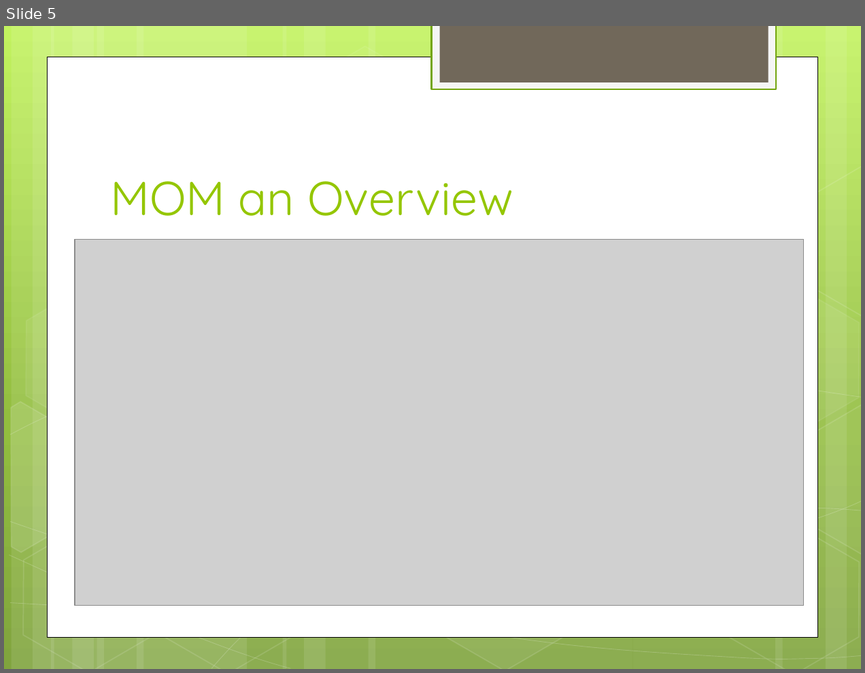
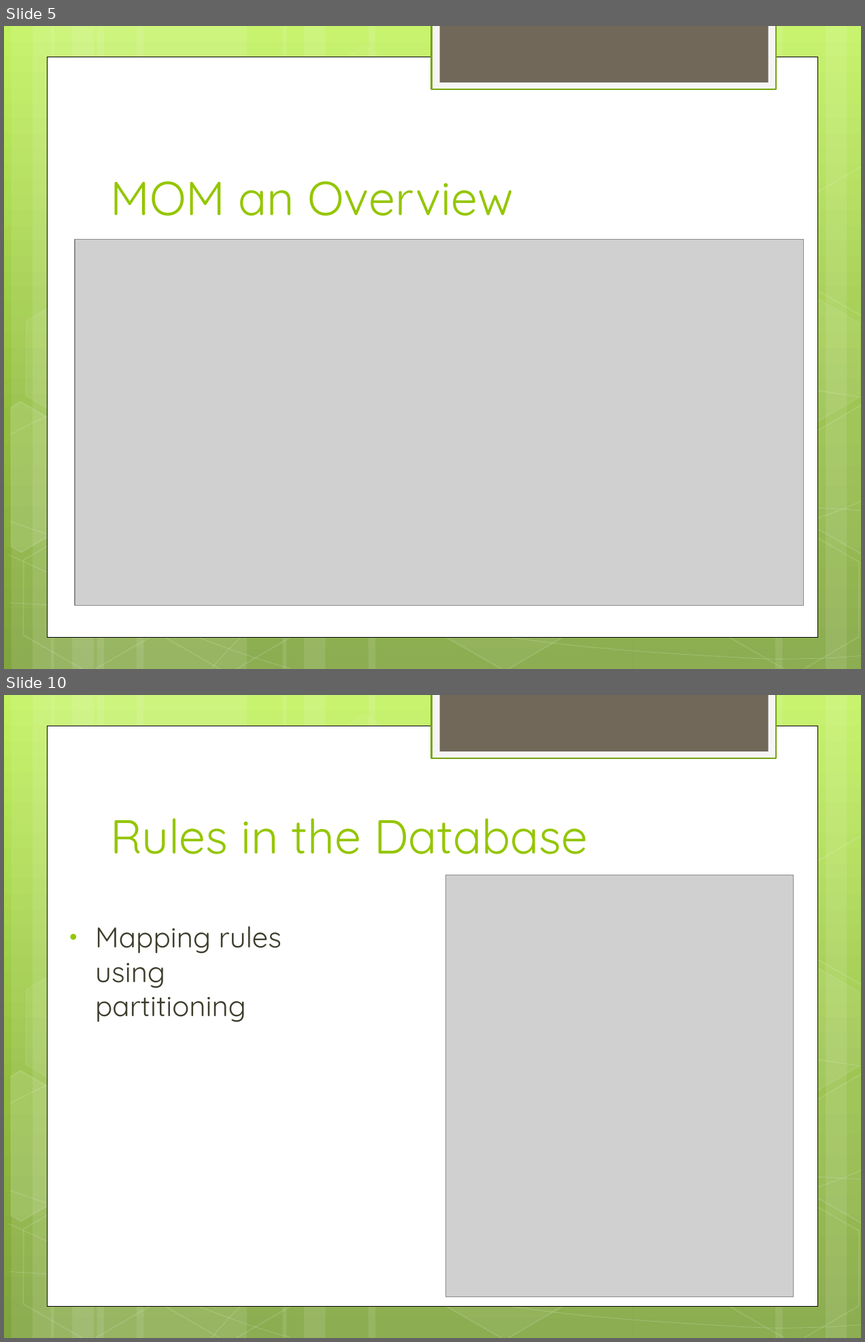
Before and after one commit to Zucka/MOM, a slide deck: other/Presentation-Lars.pptx. Shown one above the other, each under a label of ours: slide 5 before the commit, slides 5 and 10 after it; the slides between them are not shown. The pictures are 865x673 and 865x1342 pixels, drawn with LibreOffice and Linux fonts; fonts in the diff are those of the drawing; grey boxes stand for pictures. Boxes give left, top, right and bottom in pixels: in the first picture for what was removed or moved away, otherwise in the second. Text is boxed around its words. In the diff, an @@ line names an element or a change of style, - is before the commit and + after.

```diff
--- a/other/Presentation-Lars.pptx
+++ b/other/Presentation-Lars.pptx
@@ slide 10 added at <box>4,695,861,1338</box>, background gradient #C3F35F to #93BF3F to #81A53E; not listed: 31 template elements that a slide beside it also shows @@
@@ title added at <box>110,818,587,854</box>, 40 pt, text #94C600 @@
+Rules in the Database
@@ picture added at <box>446,875,793,1297</box> @@
@@ text added at <box>95,926,281,1022</box>, 24 pt, text #3E3D2D @@
+• Mapping rules using partitioning
```
Also in this commit, not shown: 16 other slides added, 3 other files.
